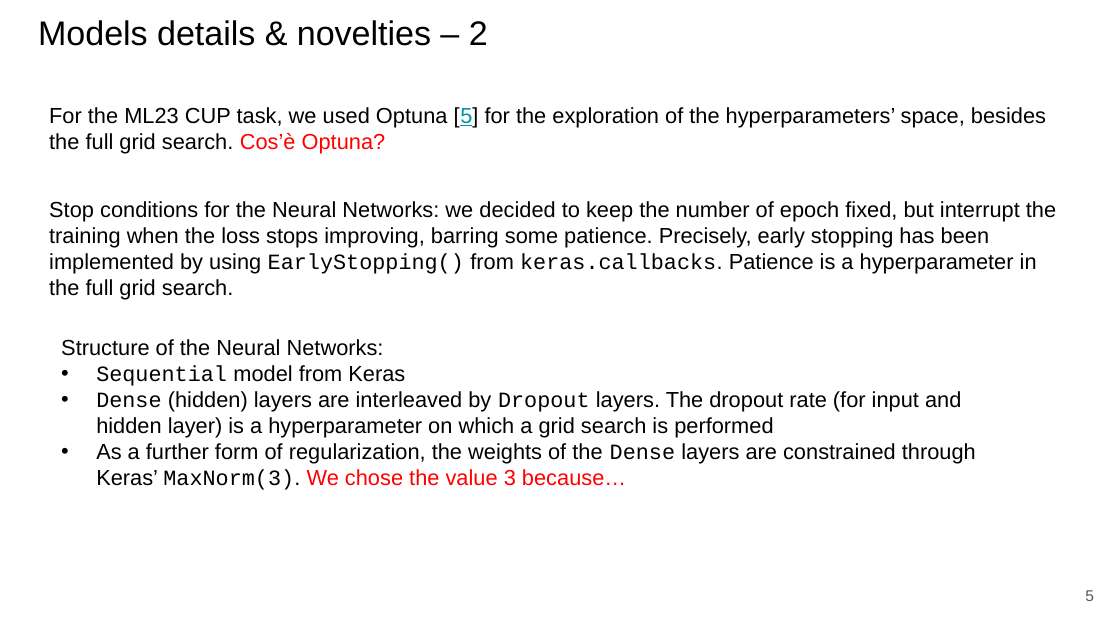
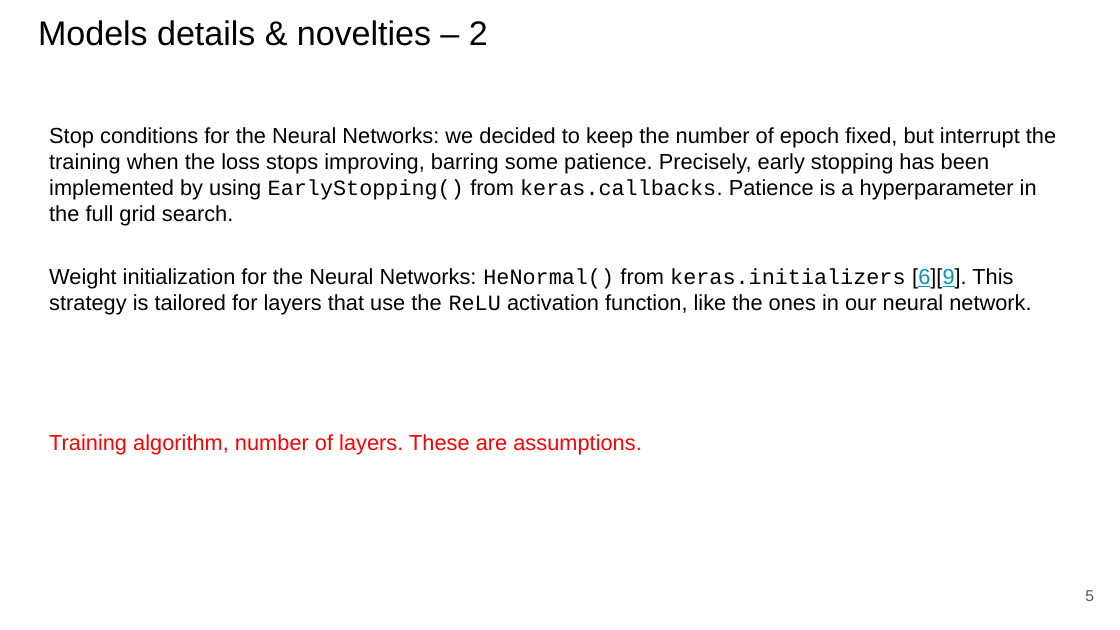
Before and after one commit to paolo-junior-mollica/machine-learning-project, a slide deck: slide 5 of relazione/ML-2023-PRJ-Slides-Demo.pptx. Drawn at 1120x630 pixels with LibreOffice and Linux fonts; fonts in the diff are those of the drawing. Boxes give left, top, right and bottom in pixels: in the first picture for what was removed or moved away, otherwise in the second. Text is boxed around its words. In the diff, an @@ line names an element or a change of style, - is before the commit and + after.

```diff
--- a/relazione/ML-2023-PRJ-Slides-Demo.pptx
+++ b/relazione/ML-2023-PRJ-Slides-Demo.pptx
@@ text "Stop conditions for the Neural ..." moved from (x1=49, y1=201, x2=1056, y2=300) to (x1=49, y1=127, x2=1056, y2=226) @@
@@ text removed at (x1=49, y1=107, x2=1046, y2=154) @@
-For the ML23 CUP task, we used Optuna [5] for the exploration of the hyperparameters’ space, besides the full grid search. Cos’è Optuna?
@@ text added at (x1=49, y1=268, x2=1031, y2=314), 14 pt, text #000000 @@
+Weight initialization for the Neural Networks: HeNormal() from keras.initializers [6][9]. This strategy is tailored for layers that use the ReLU activation function, like the ones in our neural network.
@@ text removed at (x1=61, y1=339, x2=976, y2=490) @@
-Structure of the Neural Networks:
-• Sequential model from Keras
-• Dense (hidden) layers are interleaved by Dropout layers. The dropout rate (for input and hidden layer) is a hyperparameter on which a grid search is performed
-• As a further form of regularization, the weights of the Dense layers are constrained through Keras’ MaxNorm(3). We chose the value 3 because…
@@ text added at (x1=49, y1=434, x2=641, y2=455), 14 pt, text #FF0000 @@
+Training algorithm, number of layers. These are assumptions.
```
Also in this commit, not shown: 11 other slides changed, 1 slide added.
